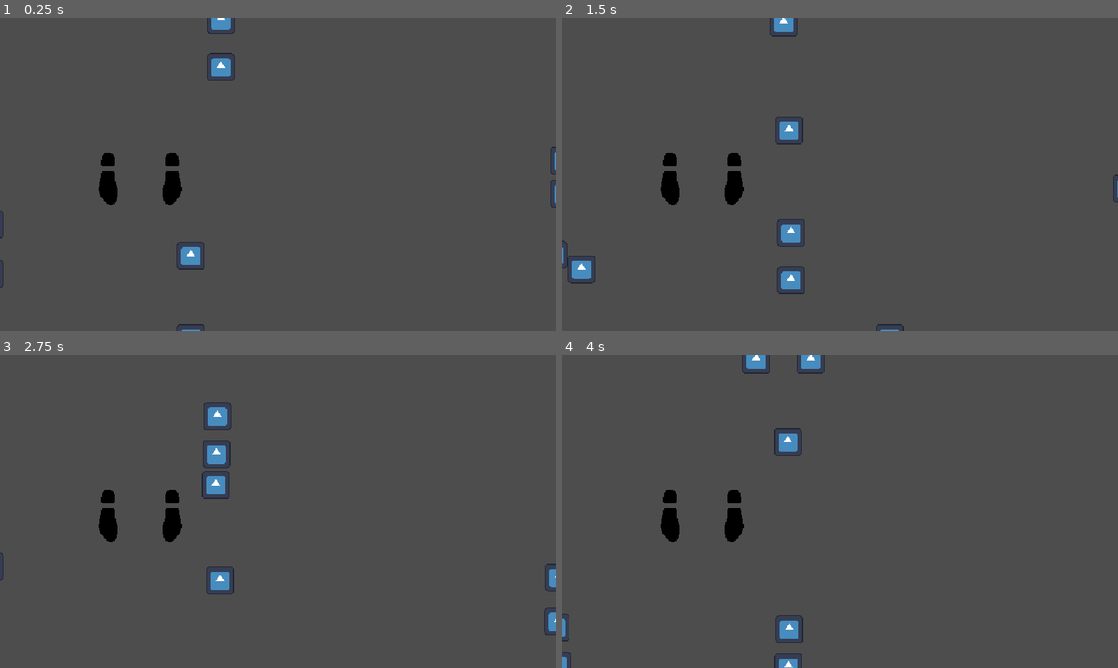
Above: before the commit, frames 1-4 (two rows, left to right).
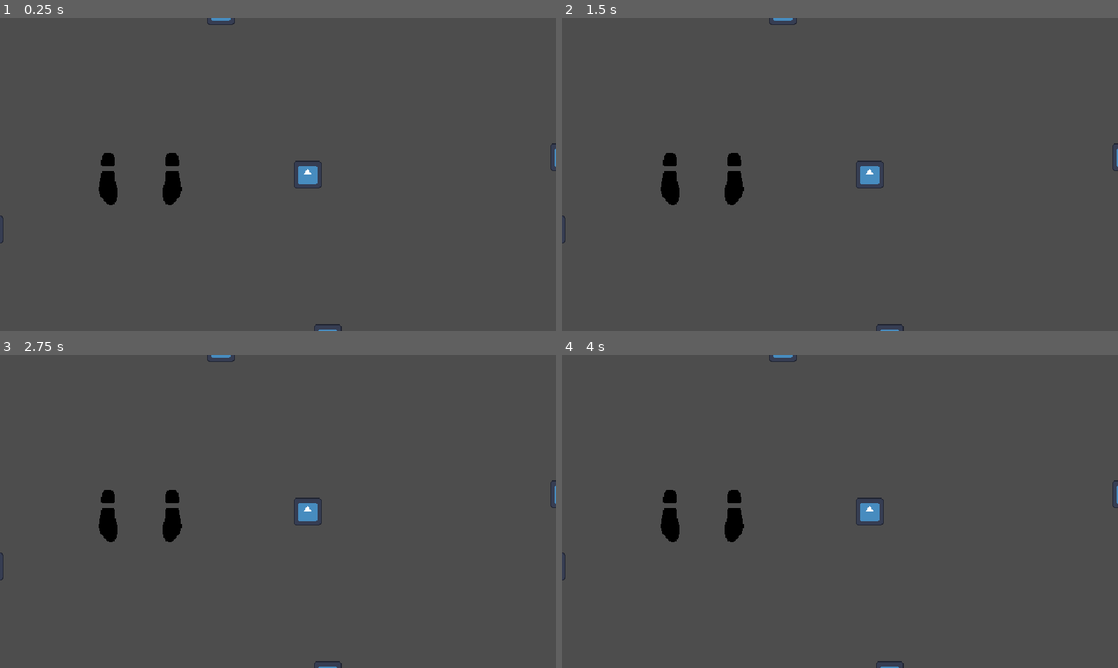
Above: after the commit, the same moments.

Repository: Burger-Bois/ld56
Game: Godot game, scene res://src/main.tscn
Two runs of this game, one before a commit and one after it. Both use one fixed random seed, a clock stepped at 60 frames per second and the inputs below. The engine's default icon, where the game draws it, is replaced by a stand-in: a white triangle on a blue panel in a dark square.
Inputs:
- Up to frame 1 (0.25 s): no input
- Up to frame 2 (1.5 s): tap Enter (ui_accept) at 0.5, 0.6, 0.77, 1.07, 1.35 s; hold Right (ui_right) from 0.53 s (still down)
- Up to frame 3 (2.75 s): tap Enter (ui_accept) at 1.52, 1.82, 2.1 s; release Right (ui_right) at 2.03 s; hold Left (ui_left) from 2.03 s (still down)
- Up to frame 4 (4 s): release Left (ui_left) at 2.78 s; hold Right (ui_right) from 2.78 s (still down); tap Enter (ui_accept) at 2.85, 3.02, 3.32, 3.6, 3.77 s

The runs differ from the first frame. In frame 1, 1.0% of the frame differs, in the area x 0-100%, y 0-100%; in frame 2, 1.5%; in frame 3, 1.6%, in the area x 36-100%, y 0-100%; in frame 4, 1.5%.

Commit message:
Implement enemy kill

Diff:
--- a/src/boot.gd
+++ b/src/boot.gd
@@ -6,7 +6,10 @@
 
 enum State {IDLE, LIFTING, LOWERING, LIFTED, STOMPING}
 
-@onready var _animations := $AnimationPlayer
+var _damage_box_enemies: Array[Enemy] = []
+
+@onready var _animations := $AnimationPlayer as AnimationPlayer
+@onready var _damage_box := $DamageBox as Area2D
 
 
 func _ready():
@@ -37,7 +40,6 @@
 
 
 func _on_animation_finished(animation: String):
-	print("animation finished: " + animation)
 	if animation == "boot/lift":
 		if state == State.LIFTING:
 			state = State.LIFTED
@@ -45,3 +47,20 @@
 			state = State.IDLE
 	if animation == "boot/stomp":
 		state = State.IDLE
+
+
+func add_damage_box_enemy(node: Node2D):
+	if node is Enemy:
+		_damage_box_enemies.append(node)
+
+
+func remove_damage_box_enemy(node: Node2D):
+	if node in _damage_box_enemies:
+		_damage_box_enemies.erase(node)
+
+
+func stomp():
+	print("stomping")
+	for enemy in _damage_box_enemies:
+		print("stomping: " + enemy.name)
+		enemy.hit()
--- a/src/boot.tscn
+++ b/src/boot.tscn
@@ -1,14 +1,17 @@
-[gd_scene load_steps=8 format=3 uid="uid://cws28uf05ad5r"]
+[gd_scene load_steps=9 format=3 uid="uid://cws28uf05ad5r"]
 
 [ext_resource type="Script" path="res://src/boot.gd" id="2_1ylds"]
 [ext_resource type="Texture2D" uid="uid://b2ggf8dmrc7fj" path="res://assets/boot.png" id="2_y1pjh"]
+
+[sub_resource type="CircleShape2D" id="CircleShape2D_dig0s"]
+radius = 50.0
 
 [sub_resource type="Animation" id="Animation_cjemf"]
 length = 0.001
 tracks/0/type = "value"
 tracks/0/imported = false
 tracks/0/enabled = true
-tracks/0/path = NodePath("Sprite2D:scale")
+tracks/0/path = NodePath("BootSprite:scale")
 tracks/0/interp = 1
 tracks/0/loop_wrap = true
 tracks/0/keys = {
@@ -20,7 +23,7 @@
 tracks/1/type = "value"
 tracks/1/imported = false
 tracks/1/enabled = true
-tracks/1/path = NodePath("Sprite2D:position")
+tracks/1/path = NodePath("BootSprite:position")
 tracks/1/interp = 1
 tracks/1/loop_wrap = true
 tracks/1/keys = {
@@ -32,7 +35,7 @@
 tracks/2/type = "value"
 tracks/2/imported = false
 tracks/2/enabled = true
-tracks/2/path = NodePath("Sprite2D:modulate")
+tracks/2/path = NodePath("BootSprite:modulate")
 tracks/2/interp = 1
 tracks/2/loop_wrap = true
 tracks/2/keys = {
@@ -53,7 +56,7 @@
 tracks/0/type = "value"
 tracks/0/imported = false
 tracks/0/enabled = true
-tracks/0/path = NodePath("Sprite2D:scale")
+tracks/0/path = NodePath("BootSprite:scale")
 tracks/0/interp = 1
 tracks/0/loop_wrap = true
 tracks/0/keys = {
@@ -65,7 +68,7 @@
 tracks/1/type = "value"
 tracks/1/imported = false
 tracks/1/enabled = true
-tracks/1/path = NodePath("Sprite2D:position")
+tracks/1/path = NodePath("BootSprite:position")
 tracks/1/interp = 1
 tracks/1/loop_wrap = true
 tracks/1/keys = {
@@ -77,7 +80,7 @@
 tracks/2/type = "value"
 tracks/2/imported = false
 tracks/2/enabled = true
-tracks/2/path = NodePath("Sprite2D:modulate")
+tracks/2/path = NodePath("BootSprite:modulate")
 tracks/2/interp = 1
 tracks/2/loop_wrap = true
 tracks/2/keys = {
@@ -93,7 +96,7 @@
 tracks/0/type = "value"
 tracks/0/imported = false
 tracks/0/enabled = true
-tracks/0/path = NodePath("Sprite2D:scale")
+tracks/0/path = NodePath("BootSprite:scale")
 tracks/0/interp = 1
 tracks/0/loop_wrap = true
 tracks/0/keys = {
@@ -105,7 +108,7 @@
 tracks/1/type = "value"
 tracks/1/imported = false
 tracks/1/enabled = true
-tracks/1/path = NodePath("Sprite2D:position")
+tracks/1/path = NodePath("BootSprite:position")
 tracks/1/interp = 1
 tracks/1/loop_wrap = true
 tracks/1/keys = {
@@ -117,7 +120,7 @@
 tracks/2/type = "value"
 tracks/2/imported = false
 tracks/2/enabled = true
-tracks/2/path = NodePath("Sprite2D:modulate")
+tracks/2/path = NodePath("BootSprite:modulate")
 tracks/2/interp = 1
 tracks/2/loop_wrap = true
 tracks/2/keys = {
@@ -125,6 +128,20 @@
 "transitions": PackedFloat32Array(1, 1),
 "update": 0,
 "values": [Color(1, 1, 1, 0.529412), Color(1, 1, 1, 1)]
+}
+tracks/3/type = "method"
+tracks/3/imported = false
+tracks/3/enabled = true
+tracks/3/path = NodePath(".")
+tracks/3/interp = 1
+tracks/3/loop_wrap = true
+tracks/3/keys = {
+"times": PackedFloat32Array(0.2),
+"transitions": PackedFloat32Array(1),
+"values": [{
+"args": [],
+"method": &"stomp"
+}]
 }
 
 [sub_resource type="AnimationLibrary" id="AnimationLibrary_2hui1"]
@@ -136,12 +153,21 @@
 [node name="Boot" type="Node2D"]
 script = ExtResource("2_1ylds")
 
-[node name="Sprite2D" type="Sprite2D" parent="."]
+[node name="DamageBox" type="Area2D" parent="."]
+position = Vector2(4, 8)
+collision_layer = 0
+collision_mask = 4
+monitorable = false
+
+[node name="CollisionShape2D" type="CollisionShape2D" parent="DamageBox"]
+shape = SubResource("CircleShape2D_dig0s")
+
+[node name="BootSprite" type="Sprite2D" parent="."]
 position = Vector2(5, 11)
 rotation = -3.14159
 texture = ExtResource("2_y1pjh")
 
-[node name="Shadow" type="Sprite2D" parent="."]
+[node name="ShadowSprite" type="Sprite2D" parent="."]
 modulate = Color(1, 1, 1, 0.564706)
 position = Vector2(5, 11)
 rotation = -3.14159
@@ -152,3 +178,6 @@
 "": SubResource("AnimationLibrary_jaq71"),
 "boot": SubResource("AnimationLibrary_2hui1")
 }
+
+[connection signal="body_entered" from="DamageBox" to="." method="add_damage_box_enemy"]
+[connection signal="body_exited" from="DamageBox" to="." method="remove_damage_box_enemy"]
--- a/src/enemy.gd
+++ b/src/enemy.gd
@@ -6,28 +6,33 @@
 const JUMP_VELOCITY = -400.0
 
 
-func _physics_process(delta: float) -> void:
-	# Add the gravity.
-	#if not is_on_floor():
-		#velocity = get_gravity() * 0.2
-	velocity = get_gravity() * 0.2
+# func _physics_process(delta: float) -> void:
+	# # Add the gravity.
+	# #if not is_on_floor():
+	# 	#velocity = get_gravity() * 0.2
+	# velocity = get_gravity() * 0.2
 
-	# Handle jump.
-	if Input.is_action_just_pressed("ui_accept") and is_on_floor():
-		velocity.y = JUMP_VELOCITY
+	# # Handle jump.
+	# if Input.is_action_just_pressed("ui_accept") and is_on_floor():
+	# 	velocity.y = JUMP_VELOCITY
 
-	# Get the input direction and handle the movement/deceleration.
-	# As good practice, you should replace UI actions with custom gameplay actions.
-	var direction := Input.get_axis("ui_left", "ui_right")
-	if direction:
-		velocity.x = direction * SPEED
-	else:
-		velocity.x = move_toward(velocity.x, 0, SPEED)
+	# # Get the input direction and handle the movement/deceleration.
+	# # As good practice, you should replace UI actions with custom gameplay actions.
+	# var direction := Input.get_axis("ui_left", "ui_right")
+	# if direction:
+	# 	velocity.x = direction * SPEED
+	# else:
+	# 	velocity.x = move_toward(velocity.x, 0, SPEED)
 
-	move_and_slide()
+	# move_and_slide()
 
 
 
 func _on_visible_on_screen_notifier_2d_screen_exited() -> void:
 	print("Exited screen")
 	queue_free()
+
+
+func hit():
+	print("ouchy, I've been hit: " + name)
+	queue_free()
--- a/src/enemy.tscn
+++ b/src/enemy.tscn
@@ -7,6 +7,8 @@
 size = Vector2(32, 32)
 
 [node name="Enemy" type="CharacterBody2D"]
+collision_layer = 4
+collision_mask = 0
 motion_mode = 1
 script = ExtResource("1_h6464")
 
--- a/src/stage.tscn
+++ b/src/stage.tscn
@@ -22,3 +22,6 @@
 
 [node name="SpawnPoint4" type="Marker2D" parent="."]
 position = Vector2(-12, 243)
+
+[node name="Enemy" parent="." instance=ExtResource("2_7mh81")]
+position = Vector2(354, 180)
Not shown: 1 places in src/enemy.tscn that only renumber resources
Not shown: 1 places in src/main.tscn that only renumber resources
Not shown: 1 places in src/player.tscn that only renumber resources
Not shown: 1 places in src/stage.tscn that only renumber resources
